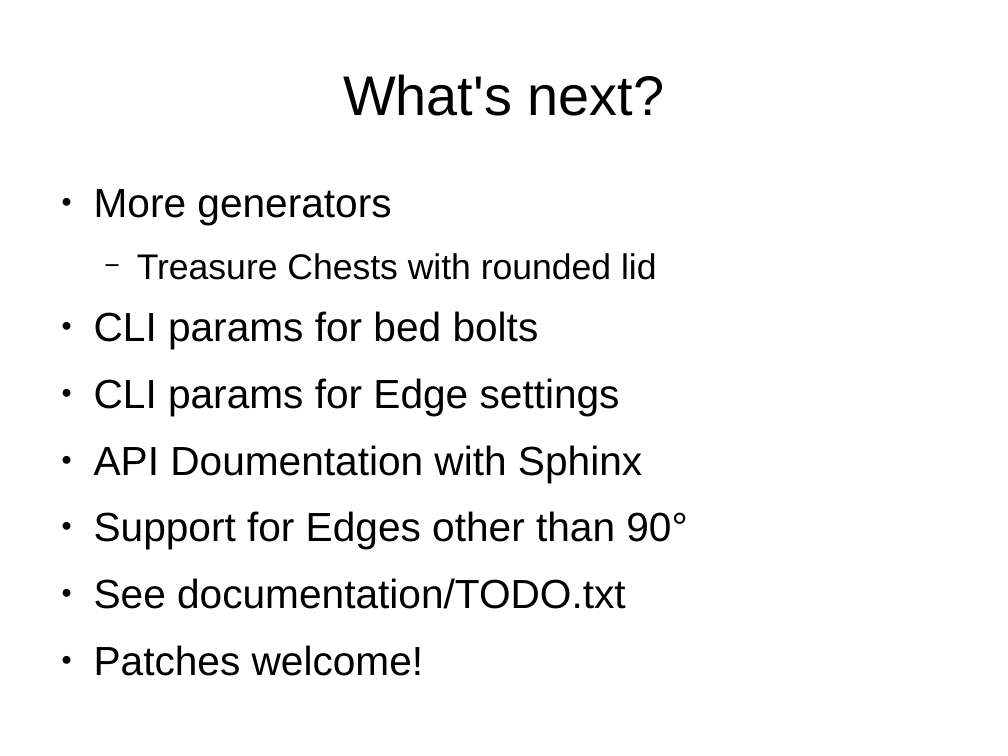
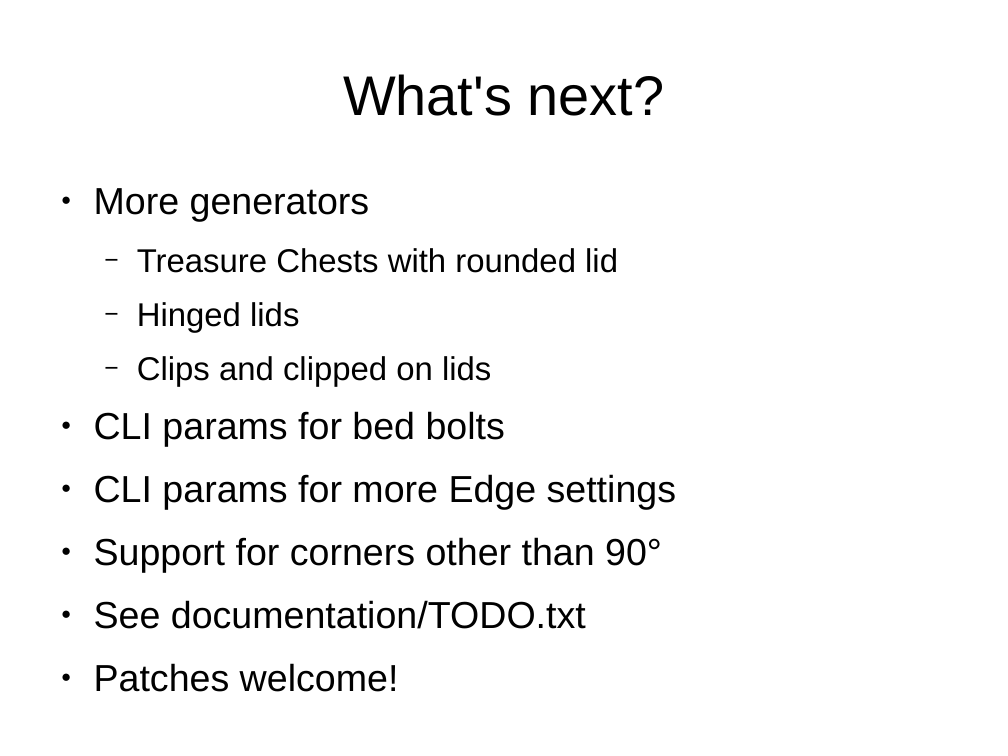
Before and after one commit to florianfesti/boxes, a slide deck: slide 40 of documentation/presentation.odp (slide 39 before the commit). Drawn at 1008x756 pixels with LibreOffice and Linux fonts; fonts in the diff are those of the drawing. Boxes give left, top, right and bottom in pixels: in the first picture for what was removed or moved away, otherwise in the second. Text is boxed around its words. In the diff, an @@ line names an element or a change of style, - is before the commit and + after.

```diff
--- a/documentation/presentation.odp
+++ b/documentation/presentation.odp
@@ text at (x1=94, y1=188, x2=618, y2=629): size 32 to 29.6 pt in "More generators", "CLI params for bed bolts", "See documentation/TODO.txt", "Patches welcome!"; size 28 to 25.9 pt in "Treasure Chests with rounded lid" @@
@@ text at (x1=137, y1=302, x2=491, y2=387): paragraphs added @@
+  − Hinged lids
+  − Clips and clipped on lids
@@ text at (x1=94, y1=474, x2=676, y2=572): text changed; size 32 to 29.6 pt @@
-● CLI params for Edge settings
-● API Doumentation with Sphinx
-● Support for Edges other than 90°
+● CLI params for more Edge settings
+● Support for corners other than 90°
```
Also in this commit, not shown: 5 other slides changed, 2 slides added.
